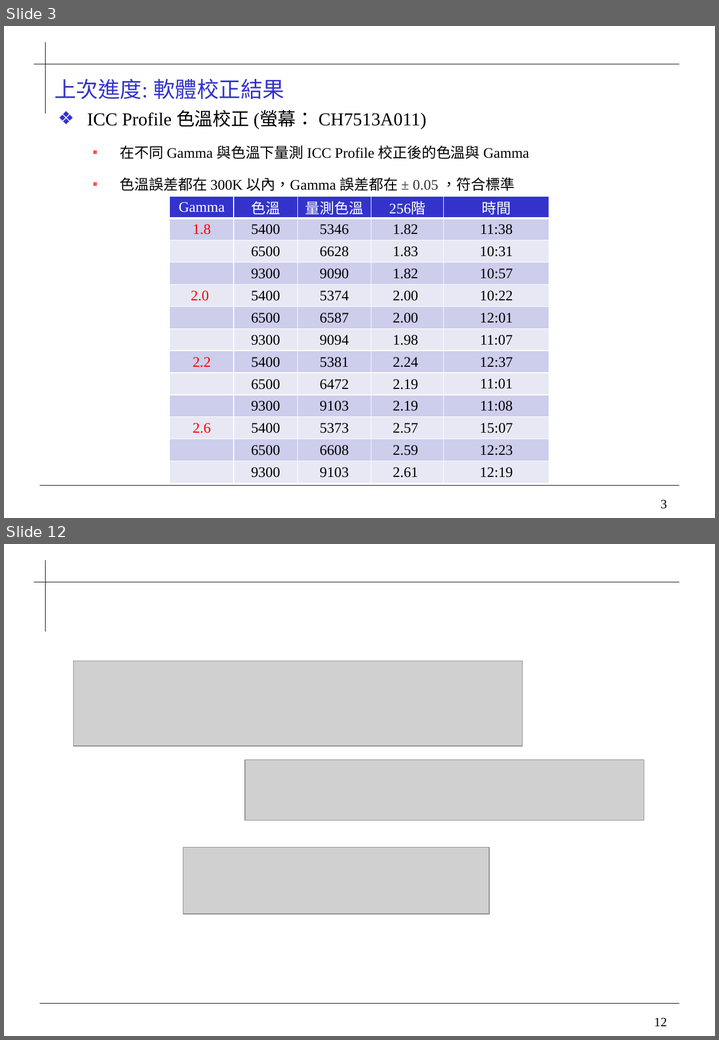
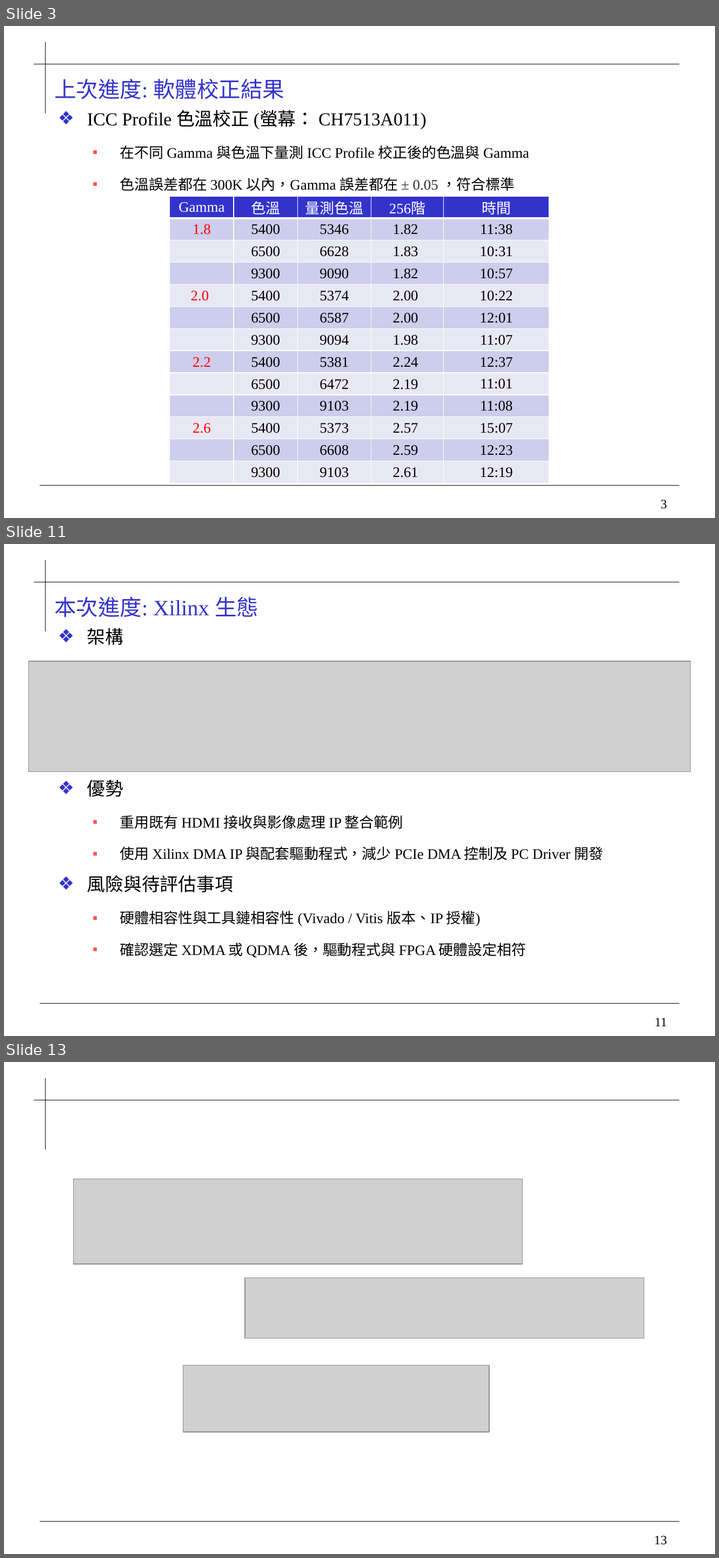
Before and after one commit to 0ilasis0/home, a slide deck: Onyx_進度報告_1013.pptx. Shown one above the other, each under a label of ours: slides 3 and 12 before the commit, slides 3, 11 and 13 after it; the slides between them are not shown. The pictures are 719x1040 and 719x1558 pixels, drawn with LibreOffice and Linux fonts; fonts in the diff are those of the drawing; grey boxes stand for pictures; background and template pictures are left out. Boxes give left, top, right and bottom in pixels: in the first picture for what was removed or moved away, otherwise in the second. Text is boxed around its words. In the diff, an @@ line names an element or a change of style, - is before the commit and + after.

```diff
--- a/Onyx_進度報告_1013.pptx
+++ b/Onyx_進度報告_1013.pptx
@@ slide 11 added at bbox=[4, 544, 715, 1036], background #FFFFFF; not listed: 4 template elements that a slide beside it also shows @@
@@ title added at bbox=[54, 597, 258, 617], 24 pt, text #3333CC @@
+本次進度: Xilinx 生態
@@ text added at bbox=[87, 628, 603, 958], 16 pt, text #000000 @@
+❖ 架構
+❖ 優勢
+  ▪ 重用既有 HDMI 接收與影像處理 IP 整合範例
+  ▪ 使用 Xilinx DMA IP 與配套驅動程式，減少 PCIe DMA 控制及 PC Driver 開發
+❖ 風險與待評估事項
+  ▪ 硬體相容性與工具鏈相容性 (Vivado / Vitis 版本、IP 授權)
+  ▪ 確認選定 XDMA 或 QDMA 後，驅動程式與 FPGA 硬體設定相符
@@ picture added at bbox=[28, 662, 690, 772] @@
@@ what was slide 12 is now slide 13 @@
@@ page number at bbox=[654, 1536, 667, 1545]: text changed @@
-12
+13
```
Also in this commit, not shown: 7 slides changed, 1 other slide added, 1 slide removed, 43 other files.
